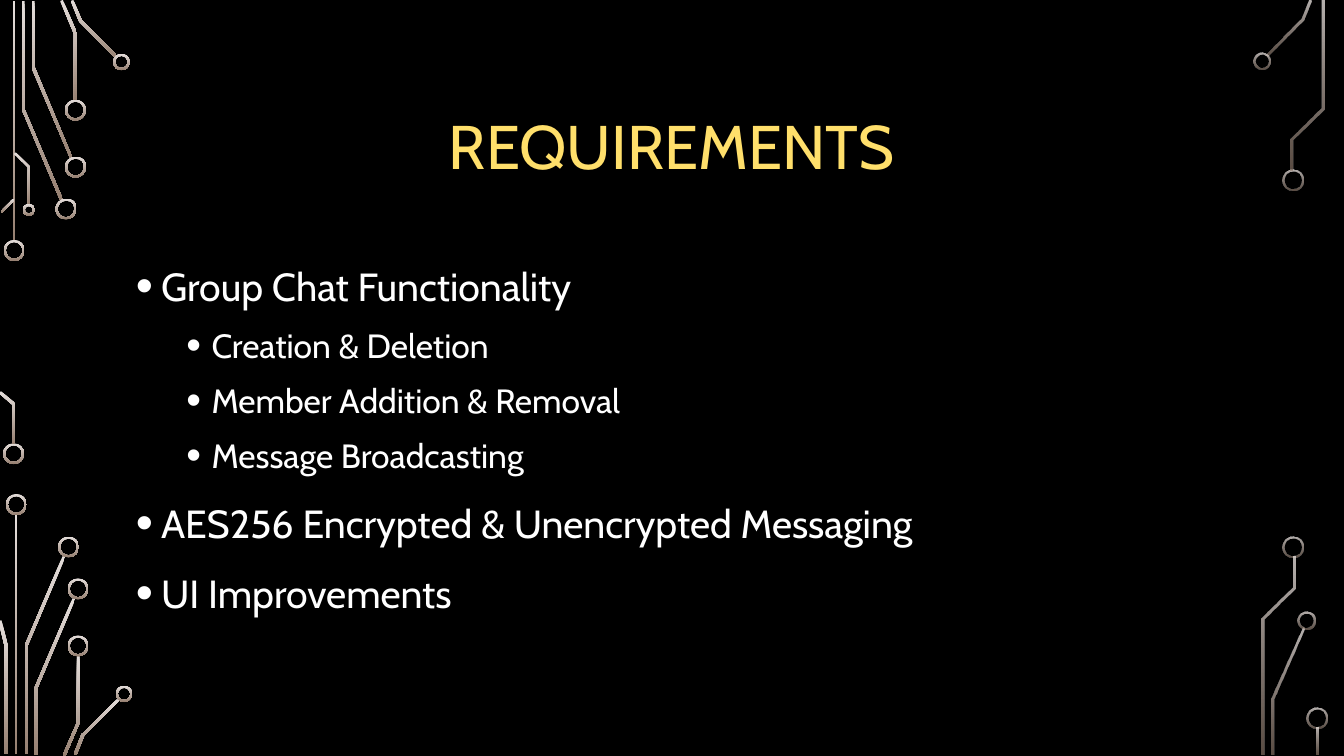
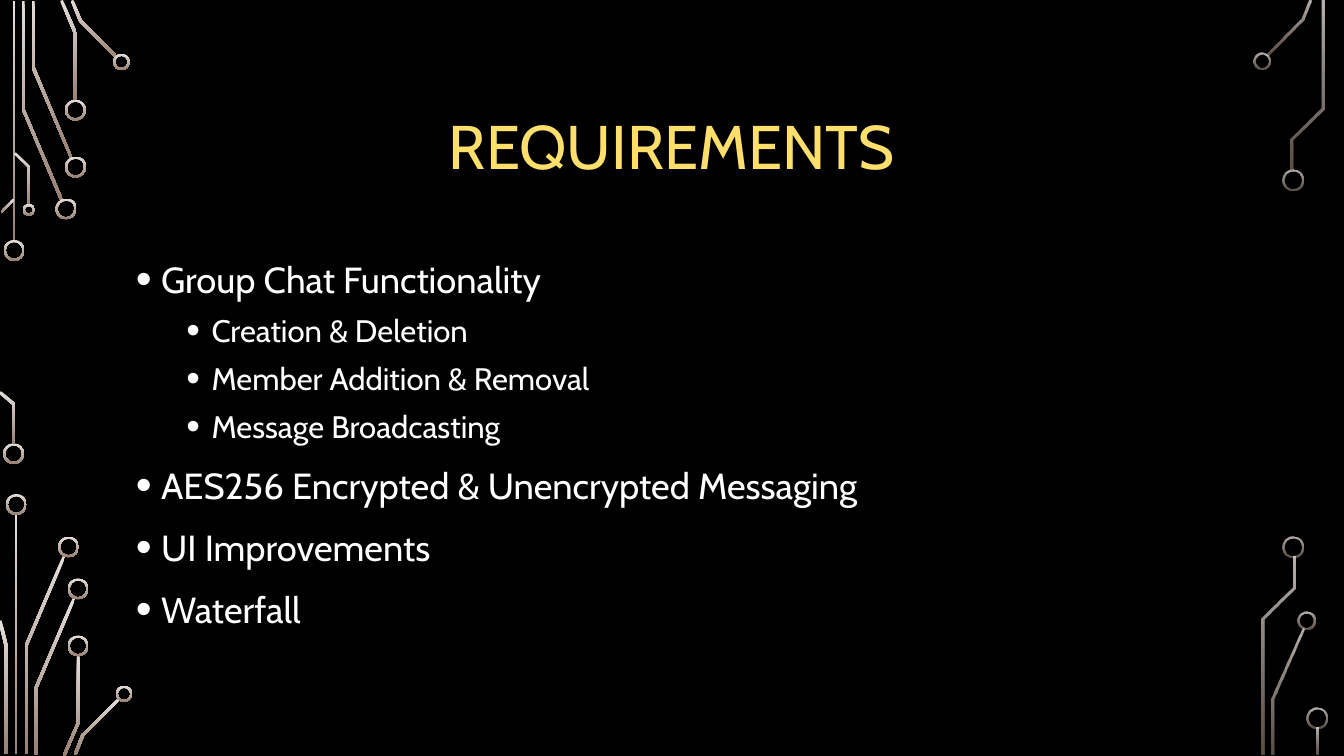
Before and after one commit to psengelke/linphone-android-group-chat, a slide deck: slide 4 of Project Documentation/Demos/Nanoteq Demo/demo_nanoteq.pptx. Drawn at 1344x756 pixels with LibreOffice and Linux fonts; fonts in the diff are those of the drawing; background and template pictures are left out. Boxes give left, top, right and bottom in pixels: in the first picture for what was removed or moved away, otherwise in the second. Text is boxed around its words. In the diff, an @@ line names an element or a change of style, - is before the commit and + after.

```diff
--- a/Project Documentation/Demos/Nanoteq Demo/demo_nanoteq.pptx
+++ b/Project Documentation/Demos/Nanoteq Demo/demo_nanoteq.pptx
@@ text at (161,265,857,569): size 28 to 25.9 pt in "Group Chat Functionality", "AES256 Encrypted & Unencrypted Messaging", "UI Improvements"; size 24 to 22.2 pt in "Creation & Deletion", "Member Addition & Removal", "Message Broadcasting"; line spacing 1.2 to 1.1 @@
@@ text at (161,595,301,624): paragraph added @@
+• Waterfall
```
Also in this commit, not shown: 1 other slide changed, 1 slide added, 1 other file.
